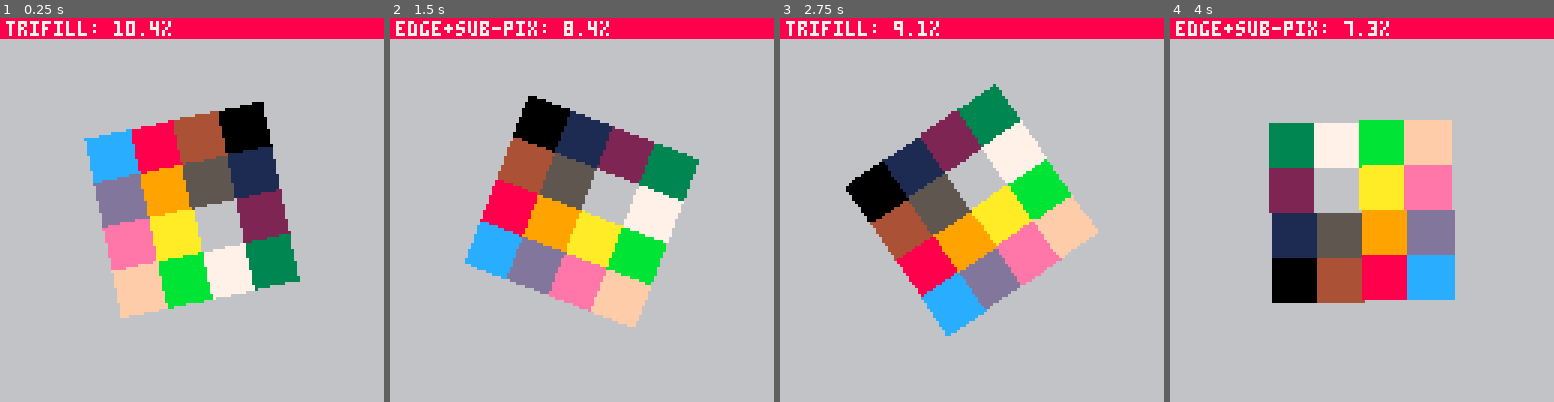
Above: before the commit, frames 1-4 (left to right).
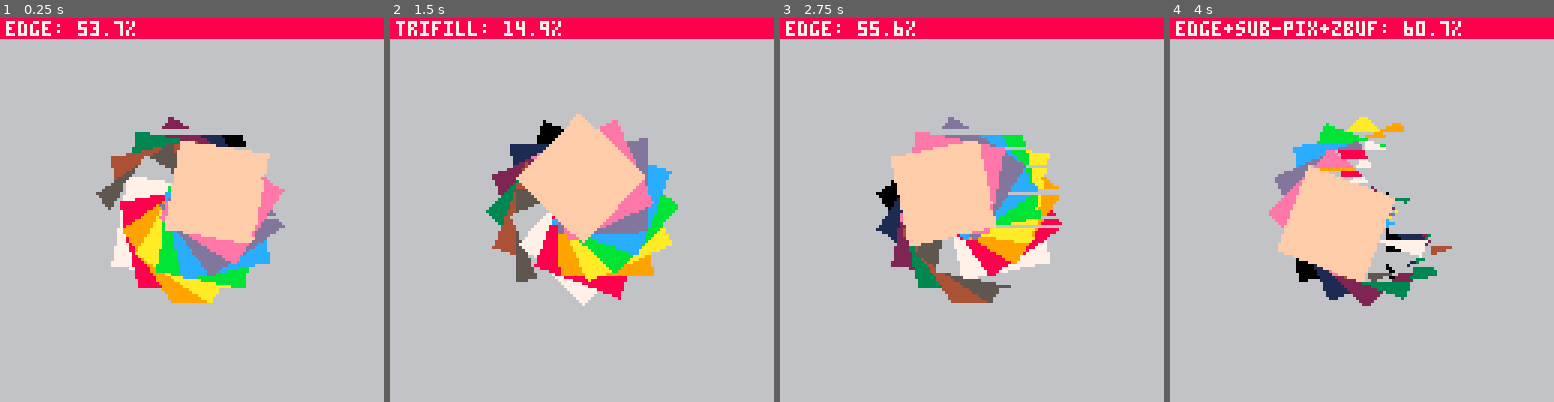
Above: after the commit, the same moments.

Repository: freds72/virtua-on
Game: PICO-8 cartridge carts/edge_rasterizer.p8
Same seed, same stepped clock (60 frames per second), same inputs: the game is played once before the commit and once after it.
Inputs:
- Up to frame 1 (0.25 s): no input
- Up to frame 2 (1.5 s): tap O (Z key) at 0.7 s
- Up to frame 3 (2.75 s): tap O (Z key) at 1.7, 2.1, 2.5 s
- Up to frame 4 (4 s): tap O (Z key) at 2.9, 3.3, 3.7 s

The runs differ from the first frame. In frame 1, 22% of the frame differs, in the area x 1-79%, y 0-79%; in frame 2, 22%; in frame 3, 22%; in frame 4, 23%, in the area x 25-76%, y 0-75%.

Commit message:
radix sort: 60% cpu

Diff:
--- a/carts/edge_rasterizer.p8
+++ b/carts/edge_rasterizer.p8
@@ -9,11 +9,12 @@
 
 function _init()
  razz={
-		--edge_rasterizer,
+		edge_rasterizer,
 		--poly_rasterizer,
 		trifill_rasterizer,
 		--hybrid_rasterizer,
-		convex_rasterizer
+		convex_rasterizer,
+		convex_zbuf_rasterizer
 	}
  --raz=edge_rasterizer()
  --raz=poly_rasterizer()
@@ -40,16 +41,17 @@
 	local cc,ss=cos(angle),-sin(angle)
 	local scale=15
 	local function rotate(x,y)
-		x-=2
-		y-=2
+		x-=0.5
+		y-=0.5
 		return 64+scale*(x*ss-y*cc),64+scale*(x*cc+y*ss)
 	end
 	for i=0,15 do
-		local x,y=i%4,flr(i/4)
-		local x0,y0=rotate(x,y)
-		local x1,y1=rotate(x+1,y)
+		local x,y=0,0--i%4,flr(i/4)
+		cc,ss=cos(angle+i/16),-sin(angle+i/16)
+		local x0,y0=rotate(x-1,y-1)
+		local x1,y1=rotate(x+1,y-1)
 		local x2,y2=rotate(x+1,y+1)
-		local x3,y3=rotate(x,y+1)
+		local x3,y3=rotate(x-1,y+1)
 		raz:add({{x0,y0},{x1,y1},{x2,y2},{x3,y3}},i,i)
  end
 
@@ -508,6 +510,171 @@
 }
 end
 
+function sort(_data)
+	local _len,buffer1,buffer2,idx=#_data,_data,{},{}
+
+	-- radix shift
+	for shift=0,5,5 do
+		-- faster than for each/zeroing count array
+		memset(0x4300,0,32)
+
+		for i,b in pairs(buffer1) do
+			local c=0x4300+((b.x>>shift)&31)
+			poke(c,@c+1)
+			idx[i]=c
+		end
+
+		-- shifting array
+		local c0=peek(0x4300)
+		for mem=0x4301,0x431f do
+			local c1=@mem+c0
+			poke(mem,c1)
+			c0=c1
+		end
+
+		for i=_len,1,-1 do
+			local c=@idx[i]
+			buffer2[c] = buffer1[i]
+			poke(idx[i],c-1)
+		end
+
+		buffer1, buffer2 = buffer2, buffer1
+	end
+end
+
+function convex_zbuf_rasterizer()
+	local poly={}
+
+	local screen_cls={
+		__index=function(t,k)
+			-- head of stack
+			-- todo: try with a stack
+			local spans={}
+			t[k]=spans
+			return spans
+		end
+	}
+	-- all spans
+	local screen=setmetatable({},screen_cls)
+
+	local function insert(spans,span)
+		local x0,mini=span.x,1
+		for i=1,#spans do
+			mini=i
+			if(x0>spans[i].x) break
+		end
+		-- shift right
+		for i=#spans,mini,-1 do
+			spans[i+1]=spans[i]
+		end
+		-- insert
+		spans[mini]=span
+	end
+
+	return {
+	name="edge+sub-pix+zbuf",
+	-- add edge
+	add=function(self,v,c,z)
+		local v0,screen=v[#v],screen
+		local x0,y0=v0[1],v0[2]
+		for i=1,#v do
+			local v1=v[i]
+			local x1,y1=v1[1],v1[2]
+			local _x1,_y1=x1,y1
+			if(y0>y1) x0,y0,x1,y1=x1,y1,x0,y0
+			local cy0,dx=ceil(y0),(x1-x0)/(y1-y0)
+			if(y0<0) x0-=y0*dx y0=0
+   		x0+=(cy0-y0)*dx
+			for y=cy0,min(ceil(y1)-1,127) do
+				add(screen[y],{x=ceil(x0),c=c,z=z})
+				--[[
+				local spans=screen[y]
+				local mini=1
+				for i=1,#spans do
+					mini=i
+					if(x0>spans[i].x) break
+				end
+				-- shift right
+				for i=#spans,mini,-1 do
+					spans[i+1]=spans[i]
+				end
+				-- insert
+				spans[mini]={x=x0,c=c,z=z}
+				]]
+
+				x0+=dx
+			end
+			x0,y0=_x1,_y1
+		end
+	end,
+	 draw=function(self)
+		for y,spans in pairs(screen) do
+			-- sort spans
+			-- sort(spans)
+
+			local _len,buffer1,buffer2,idx=#spans,spans,{},{}
+			-- radix shift
+			for shift=0,4,4 do
+				-- faster than for each/zeroing count array
+				memset(0x4300,0,16)
+
+				for i,b in pairs(buffer1) do
+					local c=0x4300+((b.x>>shift)&0xf)
+					poke(c,@c+1)
+					idx[i]=c
+				end
+
+				-- shifting array
+				local c0=peek(0x4300)
+				for mem=0x4301,0x430f do
+					local c1=@mem+c0
+					poke(mem,c1)
+					c0=c1
+				end
+
+				for i=_len,1,-1 do
+					local c=@idx[i]
+					buffer2[c] = buffer1[i]
+					poke(idx[i],c-1)
+				end
+
+				buffer1, buffer2 = buffer2, buffer1
+			end
+
+			-- assert(#spans<33,"too many spans:"..#spans)
+
+			local s0,s1=spans[1]
+			for i=2,#spans do
+				s1=spans[i]
+				if s0 then
+					if s1.c==s0.c then
+						-- end of s0 span?
+						rectfill(s0.x,y,s1.x,y,s0.c)
+						-- no active span
+						s0=nil
+					elseif s1.z>s0.z then
+						-- new span above?
+						-- terminate current
+						rectfill(s0.x,y,s1.x,y,s0.c)
+						-- active start
+						s0=s1
+					end
+				else
+					-- new 'start'
+					s0=s1
+				end
+			end
+
+			-- handle last span
+			if s1 and s0 then
+			end
+		end
+		-- reset screen buffer
+		screen=setmetatable({},screen_cls)
+	end
+}
+end
+
 __gfx__
 00000000000000000000000000000000000000000000000000000000000000000000000000000000000000000000000000000000000000000000000000000000
 00000000000000000000000000000000000000000000000000000000000000000000000000000000000000000000000000000000000000000000000000000000
